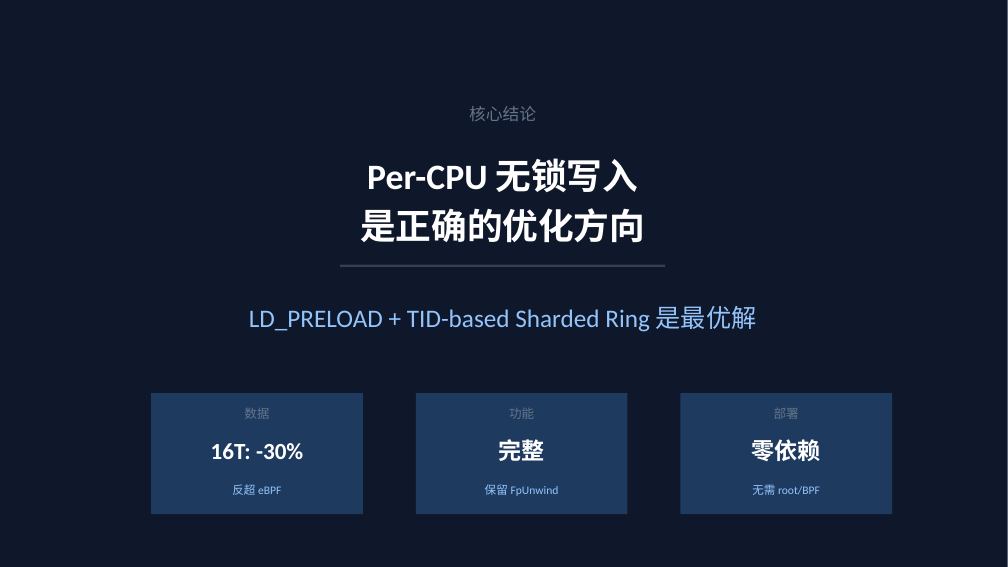
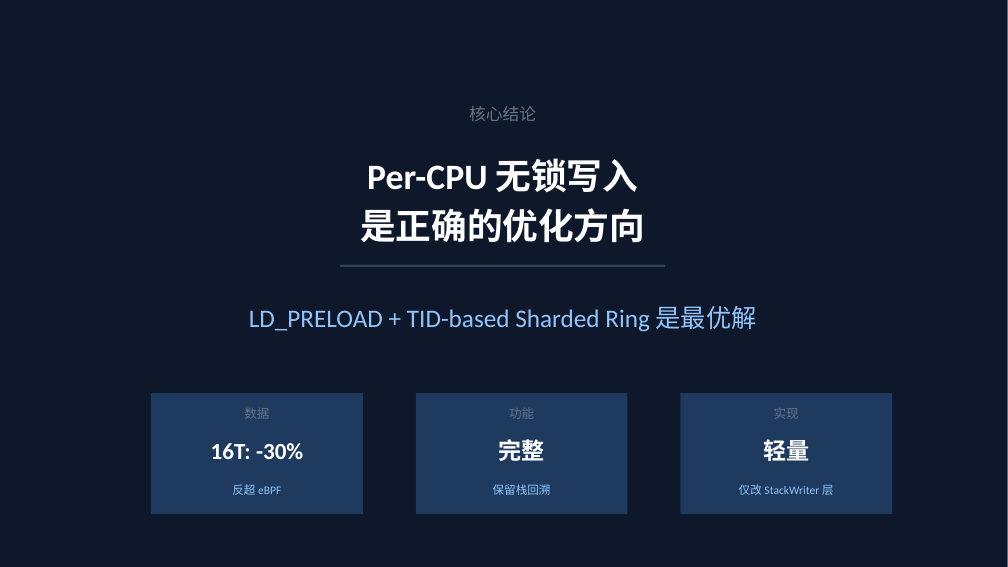
Before and after one commit to YiChiChen1106/Nativehook_linux_planb, a slide deck: slide 11 of presentation/native_hook_progress_2026-06-11.pptx. Drawn at 1008x567 pixels with LibreOffice and Linux fonts; fonts in the diff are those of the drawing. Boxes give left, top, right and bottom in pixels: in the first picture for what was removed or moved away, otherwise in the second. Text is boxed around its words. In the diff, an @@ line names an element or a change of style, - is before the commit and + after.

```diff
--- a/presentation/native_hook_progress_2026-06-11.pptx
+++ b/presentation/native_hook_progress_2026-06-11.pptx
@@ text at [774,408,799,419]: text changed @@
-部署
+实现
@@ text at [763,435,809,464]: text changed @@
-零依赖
+轻量
@@ text at [493,484,551,495]: text changed @@
-保留 FpUnwind
+保留栈回溯
@@ text at [739,484,834,495]: text changed @@
-无需 root/BPF
+仅改 StackWriter 层
```
Also in this commit, not shown: 1 other slide changed, 3 other files.
